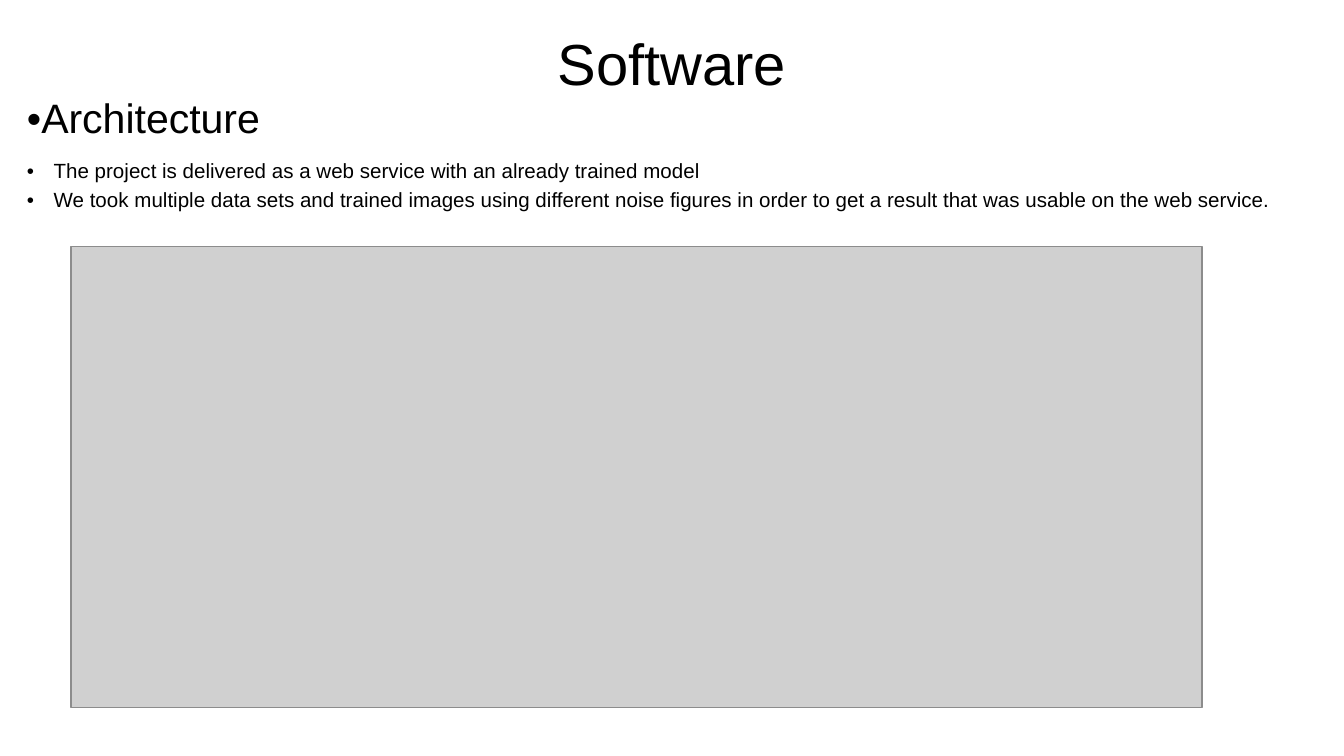
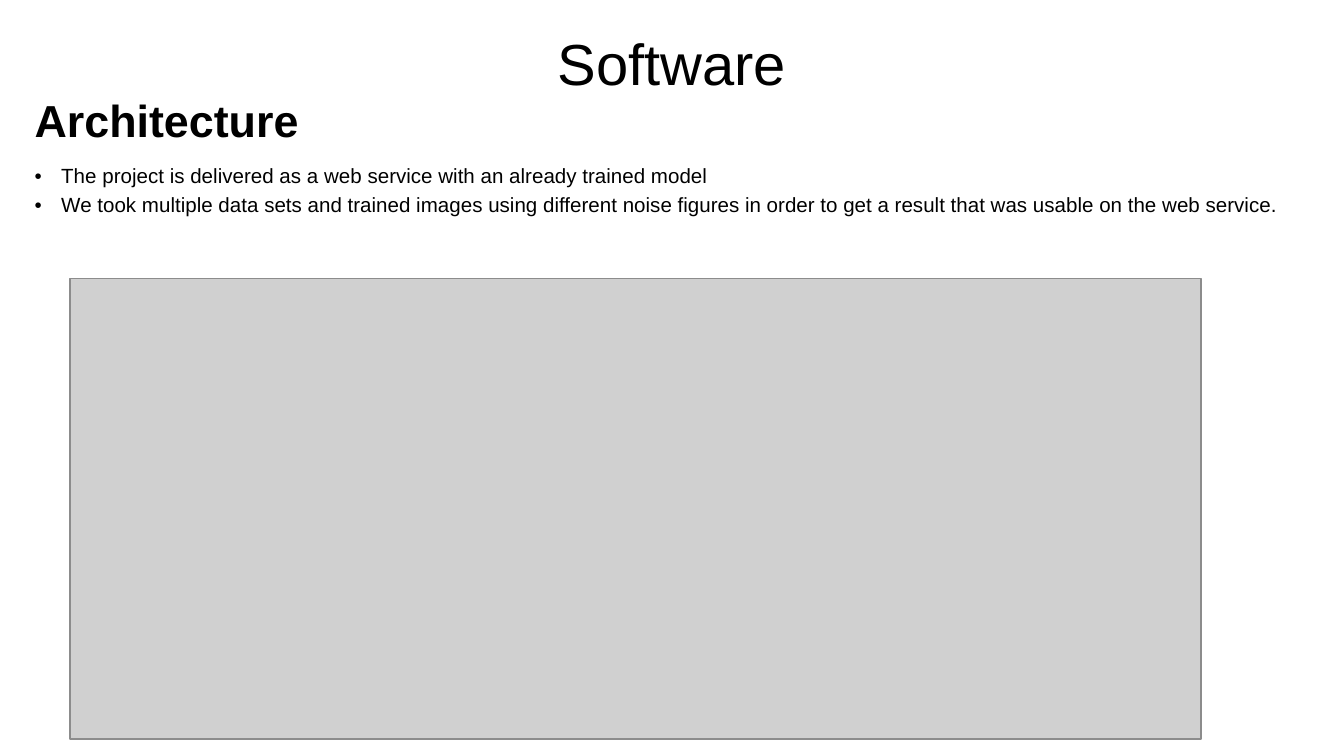
Before and after one commit to mmcdermott011/GAAAN, a slide deck: slide 14 of images/Final Presentation.pptx. Drawn at 1344x756 pixels with LibreOffice and Linux fonts; fonts in the diff are those of the drawing; grey boxes stand for pictures. Boxes give left, top, right and bottom in pixels: in the first picture for what was removed or moved away, otherwise in the second. Text is boxed around its words. In the diff, an @@ line names an element or a change of style, - is before the commit and + after.

```diff
--- a/images/Final Presentation.pptx
+++ b/images/Final Presentation.pptx
@@ text "Architecture": place and size @@
-text "Architecture" at <box>27,103,1269,212</box>
+text "Architecture" at <box>35,104,1277,216</box>
@@ text at <box>35,104,299,138</box>: text changed; size 22 to 24 pt; bold on @@
-•Architecture
+Architecture
@@ picture: place and size @@
-picture at <box>71,247,1202,708</box>
+picture at <box>70,278,1200,739</box>
```
Also in this commit, not shown: 12 other slides changed, 7 slides added, 3 slides removed, 13 other files.
